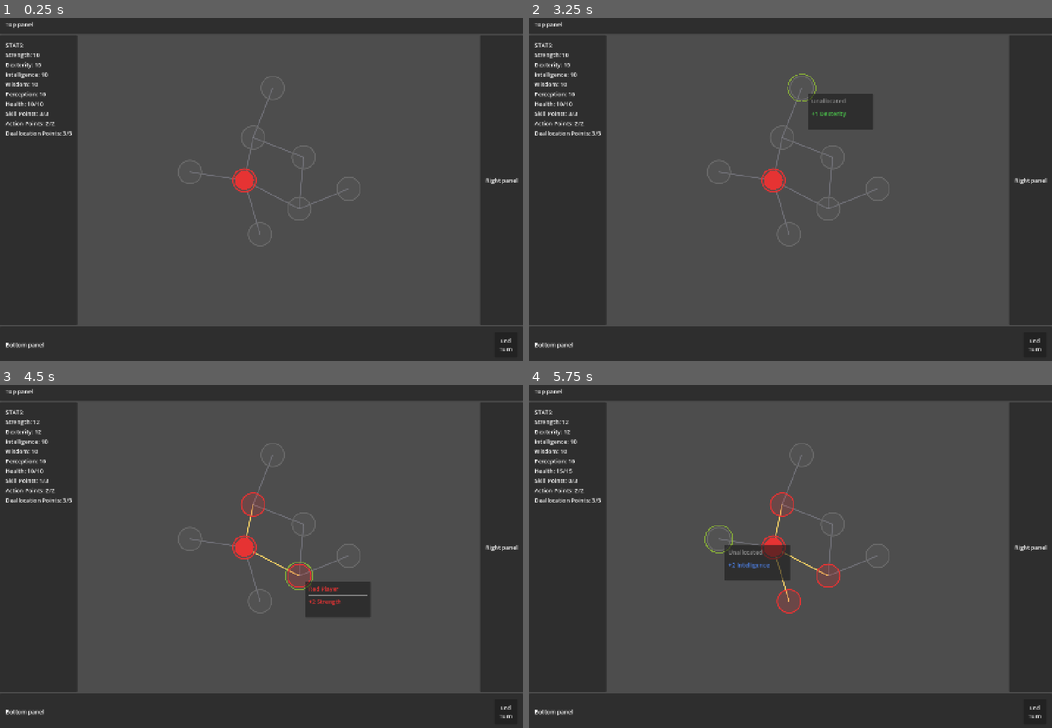
Above: before the commit, frames 1-4 (two rows, left to right).
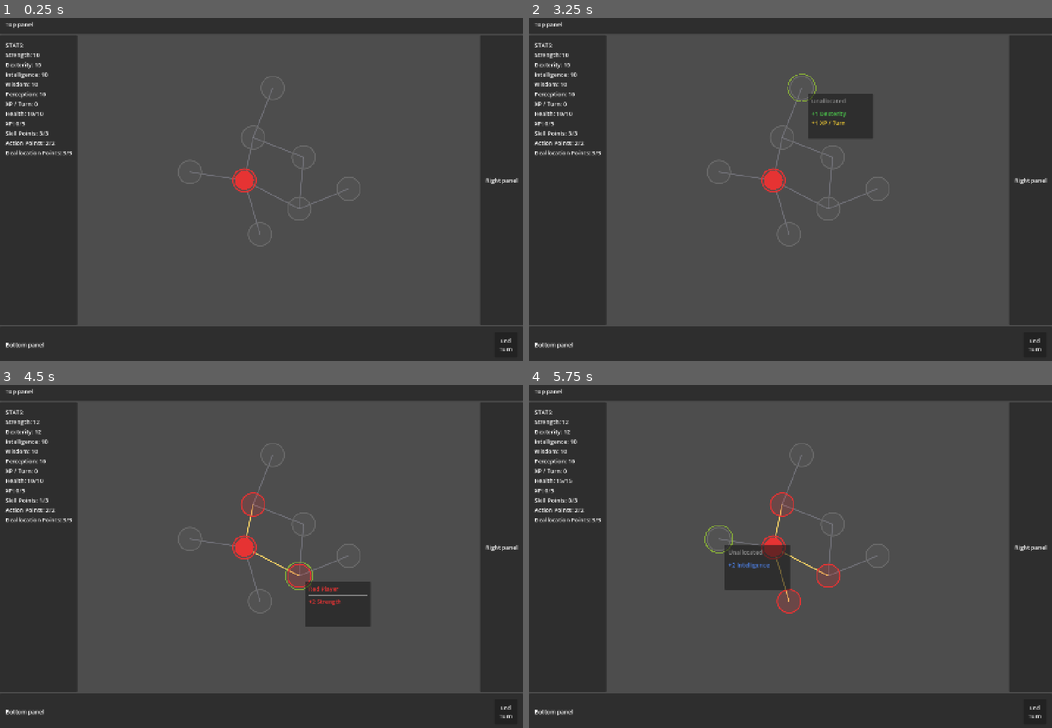
Above: after the commit, the same moments.

Repository: Koaieus/skill-tree-of-life
Game: Godot game, scene res://scenes/dev_sandbox.tscn
Two runs of this game, one before a commit and one after it. Both use one fixed random seed, a clock stepped at 60 frames per second and the inputs below.
Inputs (mouse positions are in pixels of both pictures, inside the frame that each line leads up to):
- Up to frame 1 (0.25 s): no input
- Up to frame 2 (3.25 s): click "End Turn" at 0.5 s; click "End Turn" at 1.25 s; click "End Turn" at 2 s; tap Enter at 2.75 s; drag from (774, 179) to (800, 86) at 2.77 s
- Up to frame 3 (4.5 s): tap Space at 3.5 s; drag from (251, 505) to (298, 577) at 3.52 s; tap Enter at 4.25 s; tap R at 4.35 s; click (298, 577) at 4.42 s
- Up to frame 4 (5.75 s): tap Space at 5 s; drag from (790, 601) to (717, 539) at 5.02 s

The runs differ from the first frame. In frame 1, 0.5% of the frame differs, in the area x 0-14%, y 24-41%; in frame 2, 0.8%; in frame 3, 0.8%; in frame 4, 0.8%, in the area x 0-50%, y 24-60%.

Commit message:
feat(stats,entity,turn): XP pool + level-up + turn-start upkeep loop
XP joins the board as a PoolStat with a PoolStatDef growth formula
(`new_max = round(old_max × growth_factor + growth_flat)`); defaults to
linear +5/level, factor stays available for mild exponential curves.

Entity wires `xp.replenished → _on_xp_replenished` (grow cap, consume
old cap, bump skill_points_max +1, emit `leveled_up`) and
`TurnManager.turn_started → _on_turn_started` (refill AP/DP, tick XP by
xp_per_turn). `skill_points` flips heal_on_max_increase=true so the +1
max auto-grants the matching +1 current.

Dev sandbox seeds the player's XP pool, hangs xp_per_turn modifiers off
Up_Out/Right_Out, wires the EndTurnButton to cycle turns, and kicks off
the first turn so the upkeep actually fires.

Co-Authored-By: Claude Opus 4.7 <noreply@anthropic.com>

Diff:
--- a/entity/default_entity_board.tres
+++ b/entity/default_entity_board.tres
@@ -18,6 +18,8 @@
 [ext_resource type="Resource" uid="uid://cxgk27rkpjwi0" path="res://stats_system/list/skill_points_max.tres" id="def_skill_points_max"]
 [ext_resource type="Resource" path="res://stats_system/list/strength.tres" id="def_strength"]
 [ext_resource type="Resource" path="res://stats_system/list/wisdom.tres" id="def_wisdom"]
+[ext_resource type="Resource" path="res://stats_system/list/xp.tres" id="def_xp"]
+[ext_resource type="Resource" path="res://stats_system/list/xp_max.tres" id="def_xp_max"]
 [ext_resource type="Resource" path="res://stats_system/list/xp_per_turn.tres" id="def_xp_per_turn"]
 
 [sub_resource type="Resource" id="scalar_ap_max"]
@@ -95,6 +97,17 @@
 definition = ExtResource("def_wisdom")
 base_value = 10.0
 
+[sub_resource type="Resource" id="scalar_xp_max"]
+script = ExtResource("2_scalar")
+definition = ExtResource("def_xp_max")
+base_value = 5.0
+
+[sub_resource type="Resource" id="pool_xp"]
+script = ExtResource("3_pool")
+current = 0.0
+max_stat = SubResource("scalar_xp_max")
+definition = ExtResource("def_xp")
+
 [sub_resource type="Resource" id="scalar_xp_per_turn"]
 script = ExtResource("2_scalar")
 definition = ExtResource("def_xp_per_turn")
@@ -109,6 +122,7 @@
 perception = SubResource("scalar_perception")
 health = SubResource("pool_health")
 node_health = SubResource("scalar_node_health")
+xp = SubResource("pool_xp")
 xp_per_turn = SubResource("scalar_xp_per_turn")
 skill_points = SubResource("sp_skill_points")
 deallocation_points = SubResource("pool_dealloc")
--- a/entity/entity.gd
+++ b/entity/entity.gd
@@ -8,6 +8,7 @@
 ## queries (islanding checks now; combat path/reach queries later).
 
 signal core_location_changed
+signal leveled_up(new_level: int)
 
 @export var display_name: String = "Entity"
 @export var color: Color = Color.WHITE
@@ -18,6 +19,12 @@
 			return
 		core_location = value
 		core_location_changed.emit()
+
+## Current level. Bumps on every xp pool fill via `_on_xp_replenished`.
+## Tracked here (not on the stat board) so the signal payload is meaningful
+## without a dedicated `level` Stat — promote to a real stat if level-scaling
+## modifiers start showing up.
+var level: int = 1
 
 ## Auto-created on _ready when the entity has a Graph ancestor. Stays null
 ## in editor (`@tool` short-circuit) and in stand-alone tests with no graph.
@@ -30,12 +37,64 @@
 	var g := _find_graph()
 	if g == null:
 		push_warning("Entity '%s' has no Graph ancestor; navigator disabled" % display_name)
+	else:
+		navigator = EntityNavigator.new()
+		navigator.name = "EntityNavigator"
+		navigator.entity = self
+		navigator.graph = g
+		add_child(navigator)
+
+	if stat_board != null and stat_board.xp != null:
+		stat_board.xp.replenished.connect(_on_xp_replenished)
+
+	var tm := _find_turn_manager()
+	if tm != null:
+		tm.turn_started.connect(_on_turn_started)
+
+
+## Listens for TurnManager.turn_started. Each entity self-handles its own
+## start-of-turn upkeep so we don't grow a god-mode TurnManager. Per-turn
+## bookkeeping today: reset AP/DP to full, tick XP by xp_per_turn.
+func _on_turn_started(entity: Entity) -> void:
+	if entity != self or stat_board == null:
 		return
-	navigator = EntityNavigator.new()
-	navigator.name = "EntityNavigator"
-	navigator.entity = self
-	navigator.graph = g
-	add_child(navigator)
+	if stat_board.action_points != null:
+		stat_board.action_points.restore_to_full()
+	if stat_board.deallocation_points != null:
+		stat_board.deallocation_points.restore_to_full()
+	if stat_board.xp != null and stat_board.xp_per_turn != null:
+		var gain := int(stat_board.xp_per_turn.value)
+		if gain > 0:
+			stat_board.xp.replenish(gain)
+
+
+## Listens for xp.replenished (pool crossed into full). Grows the xp cap via
+## its formula, deducts the old cap from current (carrying overflow if the
+## pool ever permits it), bumps SP max — SP's heal_on_max_increase=true takes
+## care of the matching +1 current — then emits leveled_up.
+func _on_xp_replenished() -> void:
+	if stat_board == null or stat_board.xp == null:
+		return
+	var xp_pool := stat_board.xp
+	var old_max := int(xp_pool.max_value)
+	xp_pool.grow()
+	xp_pool.set_current(max(0.0, xp_pool.current - float(old_max)))
+
+	if stat_board.skill_points_max != null:
+		stat_board.skill_points_max.base_value += 1.0
+
+	level += 1
+	leveled_up.emit(level)
+
+
+func _find_turn_manager() -> TurnManager:
+	var n: Node = self
+	while n != null:
+		for c in n.get_children():
+			if c is TurnManager:
+				return c as TurnManager
+		n = n.get_parent()
+	return null
 
 
 func _find_graph() -> Graph:
--- a/scenes/dev_sandbox.gd
+++ b/scenes/dev_sandbox.gd
@@ -7,9 +7,27 @@
 
 @onready var _player: Entity = %Player
 @onready var _ui_root: Control = $UI/UIRoot
+@onready var _turn_manager: TurnManager = $Graph/TurnManager
 
 
 func _ready() -> void:
 	var stats_vbox: Node = _ui_root.find_child("StatsVBox", true, false)
 	if stats_vbox != null and _player != null:
 		stats_vbox.board = _player.stat_board
+
+	var end_turn_btn := _ui_root.find_child("EndTurnButton", true, false) as Button
+	if end_turn_btn != null:
+		end_turn_btn.pressed.connect(_on_end_turn_pressed)
+
+	# Kick off the first turn so the start-of-turn upkeep (XP tick + AP/DP
+	# refill) actually fires. Player-only loop for the sandbox.
+	if _turn_manager != null and _player != null:
+		_turn_manager.start_turn(_player)
+
+
+func _on_end_turn_pressed() -> void:
+	if _turn_manager == null or _player == null:
+		return
+	if _turn_manager.current_entity != null:
+		_turn_manager.end_turn()
+	_turn_manager.start_turn(_player)
--- a/scenes/dev_sandbox.tscn
+++ b/scenes/dev_sandbox.tscn
@@ -29,6 +29,8 @@
 [ext_resource type="Script" uid="uid://cioeeste4m3t0" path="res://stats_system/skill_point_stat.gd" id="21_sdhs6"]
 [ext_resource type="Resource" path="res://stats_system/list/strength.tres" id="22_8r5xj"]
 [ext_resource type="Resource" path="res://stats_system/list/wisdom.tres" id="23_k8amt"]
+[ext_resource type="Resource" path="res://stats_system/list/xp.tres" id="24_xp"]
+[ext_resource type="Resource" path="res://stats_system/list/xp_max.tres" id="24_xp_max"]
 [ext_resource type="Resource" path="res://stats_system/list/xp_per_turn.tres" id="24_f58km"]
 
 [sub_resource type="Resource" id="scalar_ap_max"]
@@ -105,6 +107,17 @@
 script = ExtResource("9_ycecq")
 definition = ExtResource("23_k8amt")
 base_value = 10.0
+
+[sub_resource type="Resource" id="scalar_xp_max"]
+script = ExtResource("9_ycecq")
+definition = ExtResource("24_xp_max")
+base_value = 5.0
+
+[sub_resource type="Resource" id="pool_xp"]
+script = ExtResource("10_r44ow")
+current = 0.0
+max_stat = SubResource("scalar_xp_max")
+definition = ExtResource("24_xp")
 
 [sub_resource type="Resource" id="scalar_xp_per_turn"]
 script = ExtResource("9_ycecq")
@@ -120,6 +133,7 @@
 perception = SubResource("scalar_perception")
 health = SubResource("pool_health")
 node_health = SubResource("scalar_node_health")
+xp = SubResource("pool_xp")
 xp_per_turn = SubResource("scalar_xp_per_turn")
 skill_points = SubResource("sp_skill_points")
 deallocation_points = SubResource("pool_dealloc")
@@ -159,6 +173,16 @@
 script = ExtResource("2_mod")
 stat_id = &"strength"
 value = 1.0
+
+[sub_resource type="Resource" id="mod_xp_1"]
+script = ExtResource("2_mod")
+stat_id = &"xp_per_turn"
+value = 1.0
+
+[sub_resource type="Resource" id="mod_xp_2"]
+script = ExtResource("2_mod")
+stat_id = &"xp_per_turn"
+value = 2.0
 
 [node name="DevSandbox" type="Node2D" unique_id=325788489]
 script = ExtResource("1_dev")
@@ -259,11 +283,11 @@
 
 [node name="Up_Out" parent="Graph/Nodes" unique_id=1748015269 instance=ExtResource("9_skill")]
 position = Vector2(751, 202)
-modifiers = Array[ExtResource("2_mod")]([SubResource("mod_dex_1")])
+modifiers = Array[ExtResource("2_mod")]([SubResource("mod_dex_1"), SubResource("mod_xp_1")])
 
 [node name="Right_Out" parent="Graph/Nodes" unique_id=1524370075 instance=ExtResource("9_skill")]
 position = Vector2(960, 480)
-modifiers = Array[ExtResource("2_mod")]([SubResource("mod_str_1")])
+modifiers = Array[ExtResource("2_mod")]([SubResource("mod_str_1"), SubResource("mod_xp_2")])
 
 [node name="PlayerInputController" type="Node" parent="." unique_id=430342798 node_paths=PackedStringArray("graph", "allocation_system", "player")]
 script = ExtResource("8_input")
--- a/stats_system/list/skill_points.tres
+++ b/stats_system/list/skill_points.tres
@@ -6,7 +6,7 @@
 script = ExtResource("1_pool_stat_def")
 id = &"skill_points"
 display_name = "Skill Points"
-description = "Allocation budget — the mana bar. Spent on al …(109 unchanged characters)… mp SP not yet supported by can_overflow."
+description = "Allocation budget — the mana bar. Spent on al …(109 unchanged characters)… mp SP not yet supported by can_overflow. heal_on_max_increase=true so level-up's +1 max also gifts +1 current (auto-bookkeeping); revisit if non-level sources start raising max SP."
 value_type = 0
 default_value = 1.0
 display_order = 5
@@ -15,5 +15,5 @@
 max_id = &"skill_points_max"
 min_value = 0
 is_growable = false
-heal_on_max_increase = false
+heal_on_max_increase = true
 can_overflow = false
--- /dev/null
+++ b/stats_system/list/xp.tres
@@ -0,0 +1,21 @@
+[gd_resource type="Resource" script_class="PoolStatDef" load_steps=2 format=3]
+
+[ext_resource type="Script" uid="uid://tpd28s10cxxv" path="res://stats_system/pool_stat_def.gd" id="1_pool_stat_def"]
+
+[resource]
+script = ExtResource("1_pool_stat_def")
+id = &"xp"
+display_name = "XP"
+description = "Experience pool toward the next level. Fills via xp_per_turn (and quests/kills later); fires Entity.leveled_up when full. Max grows on level-up via the growth formula."
+value_type = 0
+default_value = 0.0
+display_order = 21
+display_type = 1
+tint_color = Color(0.95, 0.8, 0.2, 1)
+max_id = &"xp_max"
+min_value = 0
+is_growable = true
+heal_on_max_increase = false
+can_overflow = false
+growth_flat = 5
+growth_factor = 1.0
--- /dev/null
+++ b/stats_system/list/xp_max.tres
@@ -0,0 +1,14 @@
+[gd_resource type="Resource" script_class="StatDef" load_steps=2 format=3]
+
+[ext_resource type="Script" uid="uid://0rq8abv83bkj" path="res://stats_system/stat_def.gd" id="1_stat_def"]
+
+[resource]
+script = ExtResource("1_stat_def")
+id = &"xp_max"
+display_name = "Max XP"
+description = "Cap of the xp pool. Grows on level-up via the xp pool's growth formula."
+value_type = 0
+default_value = 5.0
+display_order = 22
+display_type = 0
+tint_color = Color(0.95, 0.8, 0.2, 1)
--- a/stats_system/pool_stat.gd
+++ b/stats_system/pool_stat.gd
@@ -67,6 +67,24 @@
 		set_current(float(max_stat.get_value()))
 
 
+## Grow the pool's cap by the definition's growth formula. Bumps
+## `max_stat.base_value` (so external modifiers continue to layer atop).
+## Does not touch `current` — callers handle carry-over policy themselves
+## (XP: deplete by old_max; HP-style pools: rely on heal_on_max_increase).
+## Returns the delta applied (0 if formula is a no-op or stat is unconfigured).
+func grow() -> int:
+	if max_stat == null or definition == null or not (definition is PoolStatDef):
+		return 0
+	var def := definition as PoolStatDef
+	var old_max := int(max_stat.get_value())
+	var new_max := roundi(float(old_max) * def.growth_factor + float(def.growth_flat))
+	var delta := new_max - old_max
+	if delta == 0:
+		return 0
+	max_stat.base_value += float(delta)
+	return delta
+
+
 func _min_value() -> int:
 	if definition is PoolStatDef:
 		return (definition as PoolStatDef).min_value
--- a/stats_system/pool_stat_def.gd
+++ b/stats_system/pool_stat_def.gd
@@ -11,4 +11,11 @@
 @export var is_growable: bool = false
 @export var heal_on_max_increase: bool = true
 @export var can_overflow: bool = false
-# growth_formula: TBD (Callable / GrowthCurve resource)
+
+## Growth formula (`PoolStat.grow()`):
+##   new_max = round(old_max * growth_factor + growth_flat)
+## Defaults to a no-op (factor 1, flat 0). Flat alone gives linear growth
+## (XP: +5 per level); add a >1 factor for mild exponential curves
+## (e.g. flat 2, factor 1.2). Only consulted when something calls grow().
+@export var growth_flat: int = 0
+@export var growth_factor: float = 1.0
--- a/stats_system/stat_board.gd
+++ b/stats_system/stat_board.gd
@@ -30,6 +30,7 @@
 @export var node_health: ScalarStat
 
 # Economy.
+@export var xp: PoolStat            ## XP pool; fires Entity.leveled_up on fill.
 @export var xp_per_turn: ScalarStat
 
 # Allocation budget — careful tracking via SkillPointStat (current/wounded/max
@@ -52,6 +53,9 @@
 
 var health_max: ScalarStat:
 	get: return health.max_stat if health != null else null
+
+var xp_max: ScalarStat:
+	get: return xp.max_stat if xp != null else null
 
 var skill_points_max: ScalarStat:
 	get: return skill_points.max_stat if skill_points != null else null
--- a/ui/stats_panel.gd
+++ b/ui/stats_panel.gd
@@ -15,9 +15,11 @@
 	&"intelligence",
 	&"wisdom",
 	&"perception",
+	&"xp_per_turn",
 ]
 const POOLS: Array[StringName] = [
 	&"health",
+	&"xp",
 	&"skill_points",
 	&"action_points",
 	&"deallocation_points",
